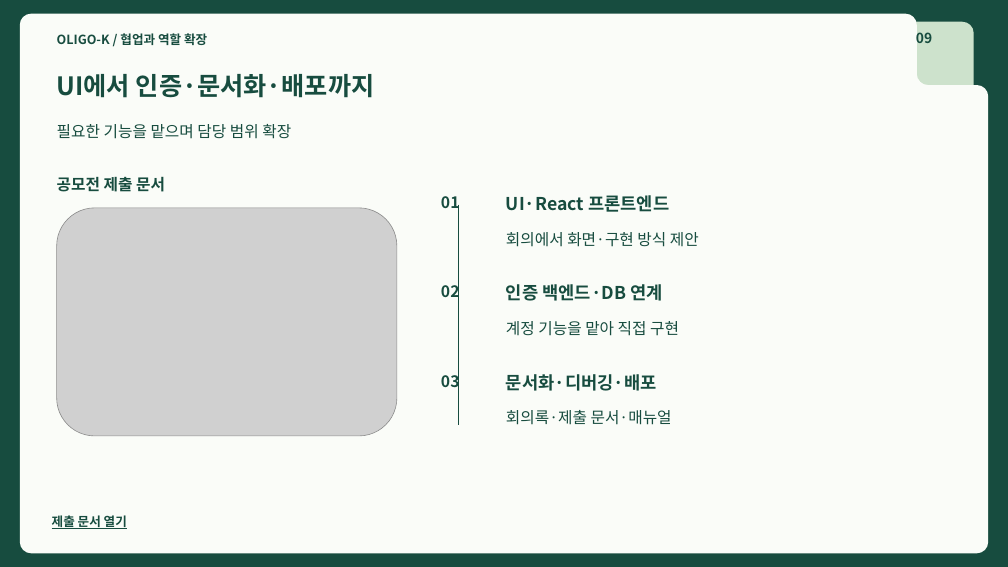
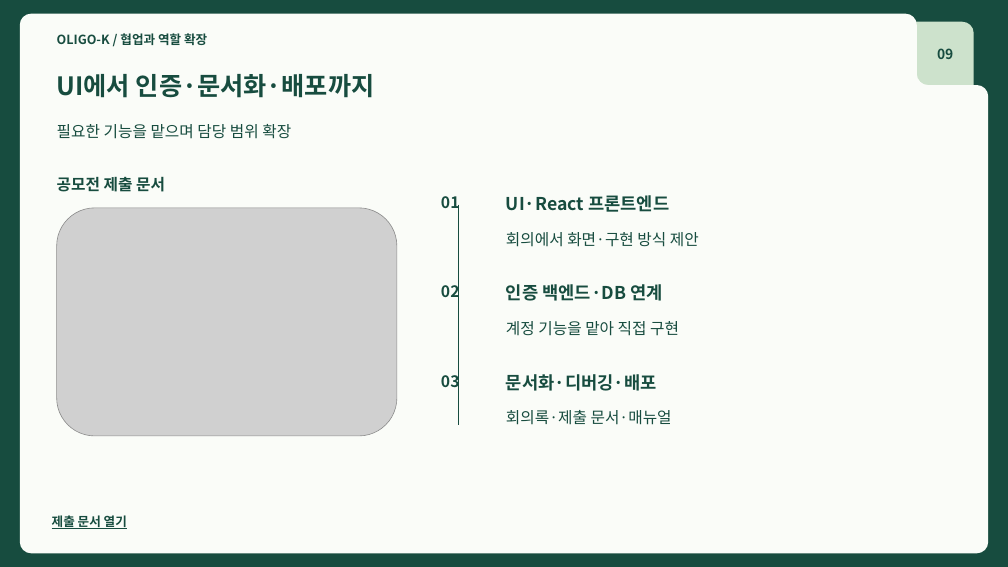
Before and after one commit to Jack-the-Ace/remind, a slide deck: slide 9 of 참고자료/취뽀/포트폴리오_변재근_v2.1.pptx. Drawn at 1008x567 pixels with LibreOffice and Linux fonts; fonts in the diff are those of the drawing; grey boxes stand for pictures. Boxes give left, top, right and bottom in pixels: in the first picture for what was removed or moved away, otherwise in the second. Text is boxed around its words. In the diff, an @@ line names an element or a change of style, - is before the commit and + after.

```diff
--- a/참고자료/취뽀/포트폴리오_변재근_v2.1.pptx
+++ b/참고자료/취뽀/포트폴리오_변재근_v2.1.pptx
@@ text "09" rewrapped from <box>916,29,932,47</box> to <box>937,48,953,59</box> @@
```
Also in this commit, not shown: 14 other slides changed, 9 other files.
